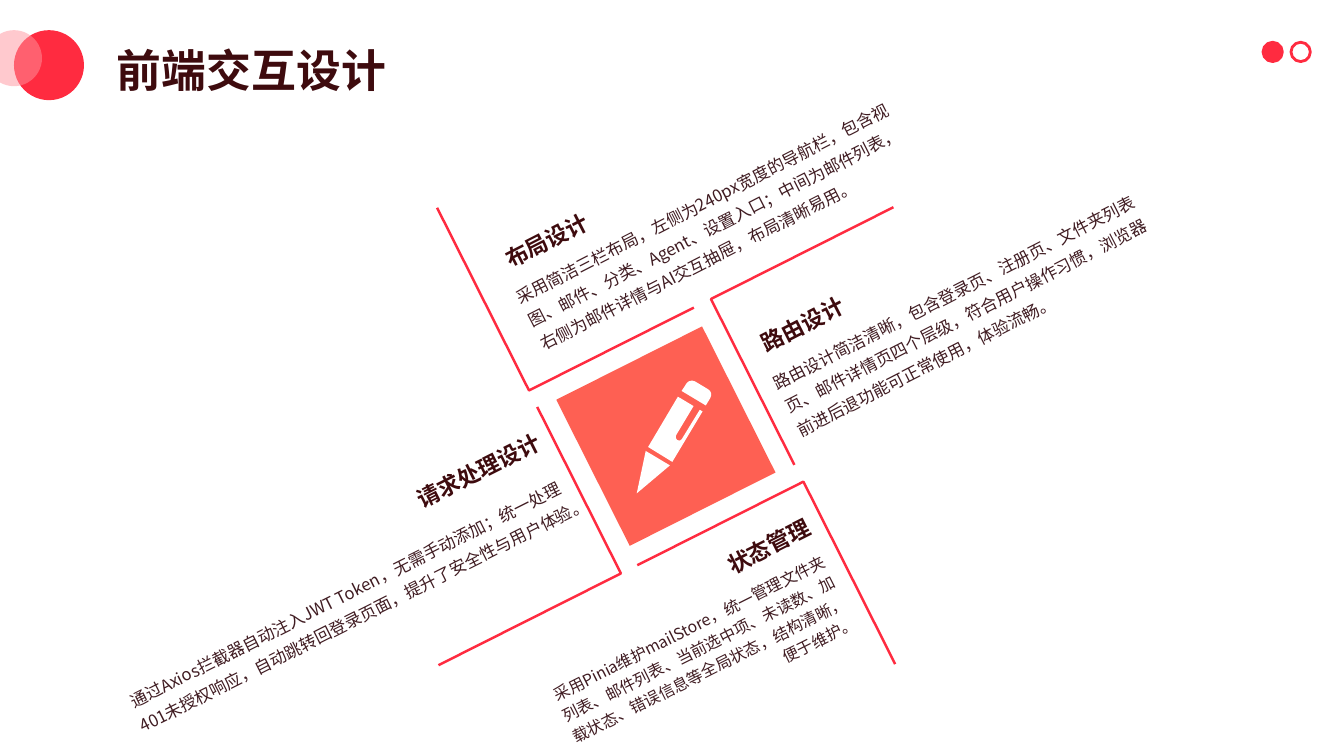
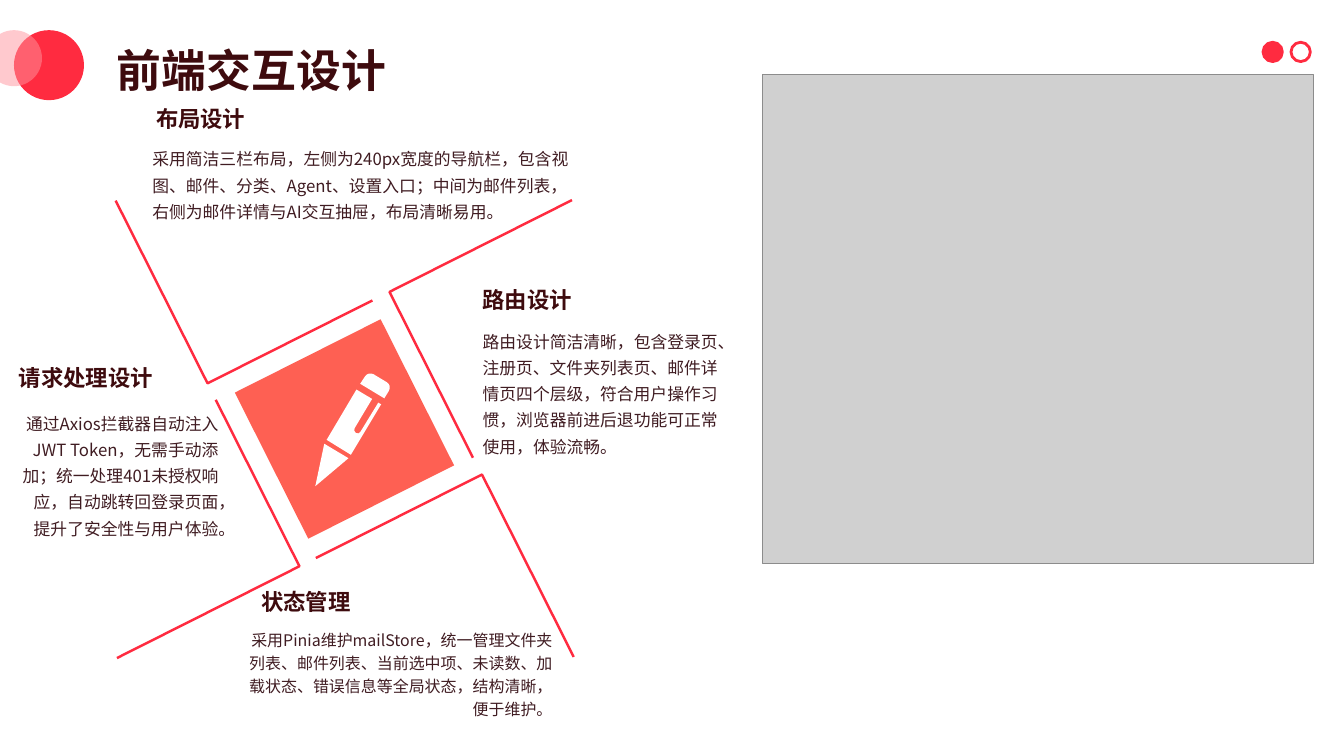
Before and after one commit to Si-xiyu/S-mail, a slide deck: slide 17 of doc/pre/最终版.pptx. Drawn at 1344x756 pixels with LibreOffice and Linux fonts; fonts in the diff are those of the drawing; grey boxes stand for pictures. Boxes give left, top, right and bottom in pixels: in the first picture for what was removed or moved away, otherwise in the second. Text is boxed around its words. In the diff, an @@ line names an element or a change of style, - is before the commit and + after.

```diff
--- a/doc/pre/最终版.pptx
+++ b/doc/pre/最终版.pptx
@@ rotation 332 to 0 degrees in 4 elements at (x1=483, y1=289, x2=572, y2=310), (x1=152, y1=151, x2=568, y2=220), (x1=483, y1=334, x2=735, y2=455), (x1=156, y1=108, x2=245, y2=129) @@
@@ text "布局设计" moved from (x1=522, y1=220, x2=782, y2=458) to (x1=156, y1=108, x2=245, y2=129) @@
@@ picture added at (x1=762, y1=75, x2=1314, y2=564) @@
@@ text "采用简洁三栏布局，左侧为240px宽度的导航栏，包含视图、邮件、分类、Agent、设置入口；中间为邮件列表，右侧为邮件详 ..." moved from (x1=548, y1=188, x2=1002, y2=707) to (x1=152, y1=151, x2=568, y2=220) @@
@@ text "路由设计" moved from (x1=502, y1=366, x2=808, y2=468) to (x1=483, y1=289, x2=572, y2=310) @@
@@ 2 freeform shapes, 1 rectangle moved together from (x1=355, y1=327, x2=776, y2=666) to (x1=34, y1=319, x2=454, y2=658) @@
@@ text "路由设计简洁清晰，包含登录页、注册页、文件夹列表页、邮件详情页四个层级，符合用户操作习惯，浏览器前进后退功能可正常使用， ..." moved from (x1=514, y1=220, x2=957, y2=634) to (x1=483, y1=334, x2=735, y2=455) @@
@@ rotation 333 to 0 degrees in 4 elements at (x1=23, y1=416, x2=236, y2=537), (x1=249, y1=632, x2=553, y2=717), (x1=261, y1=591, x2=350, y2=612), (x1=19, y1=367, x2=153, y2=388) @@
@@ text "请求处理设计" moved from (x1=422, y1=477, x2=813, y2=553) to (x1=19, y1=367, x2=153, y2=388) @@
@@ 5 freeform shapes moved together from (x1=438, y1=125, x2=977, y2=748) to (x1=116, y1=118, x2=655, y2=741) @@
@@ text "通过Axios拦截器自动注入JWT Token，无需手动添加；统一处理401未授权响应，自动跳转回登录页面，提升了安全性 ..." moved from (x1=259, y1=552, x2=586, y2=699) to (x1=23, y1=416, x2=236, y2=537) @@
@@ text "状态管理" moved from (x1=733, y1=642, x2=762, y2=663) to (x1=261, y1=591, x2=350, y2=612) @@
@@ text "采用Pinia维护mailStore，统一管理文件夹列表、邮件列表、当前选中项、未读数、加载状态、错误信息等全局状态，结 ..." moved from (x1=620, y1=579, x2=822, y2=674) to (x1=249, y1=632, x2=553, y2=717) @@
```
Also in this commit, not shown: 4 other slides changed, 5 slides added, 7 slides removed, 2 other files.
